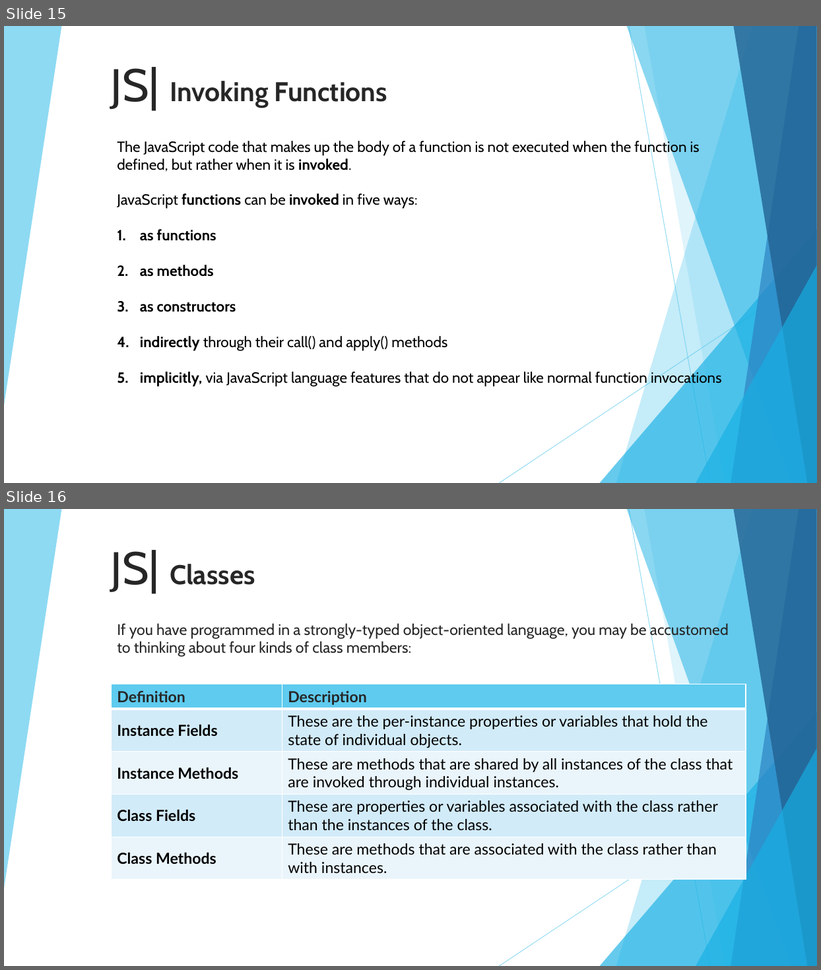
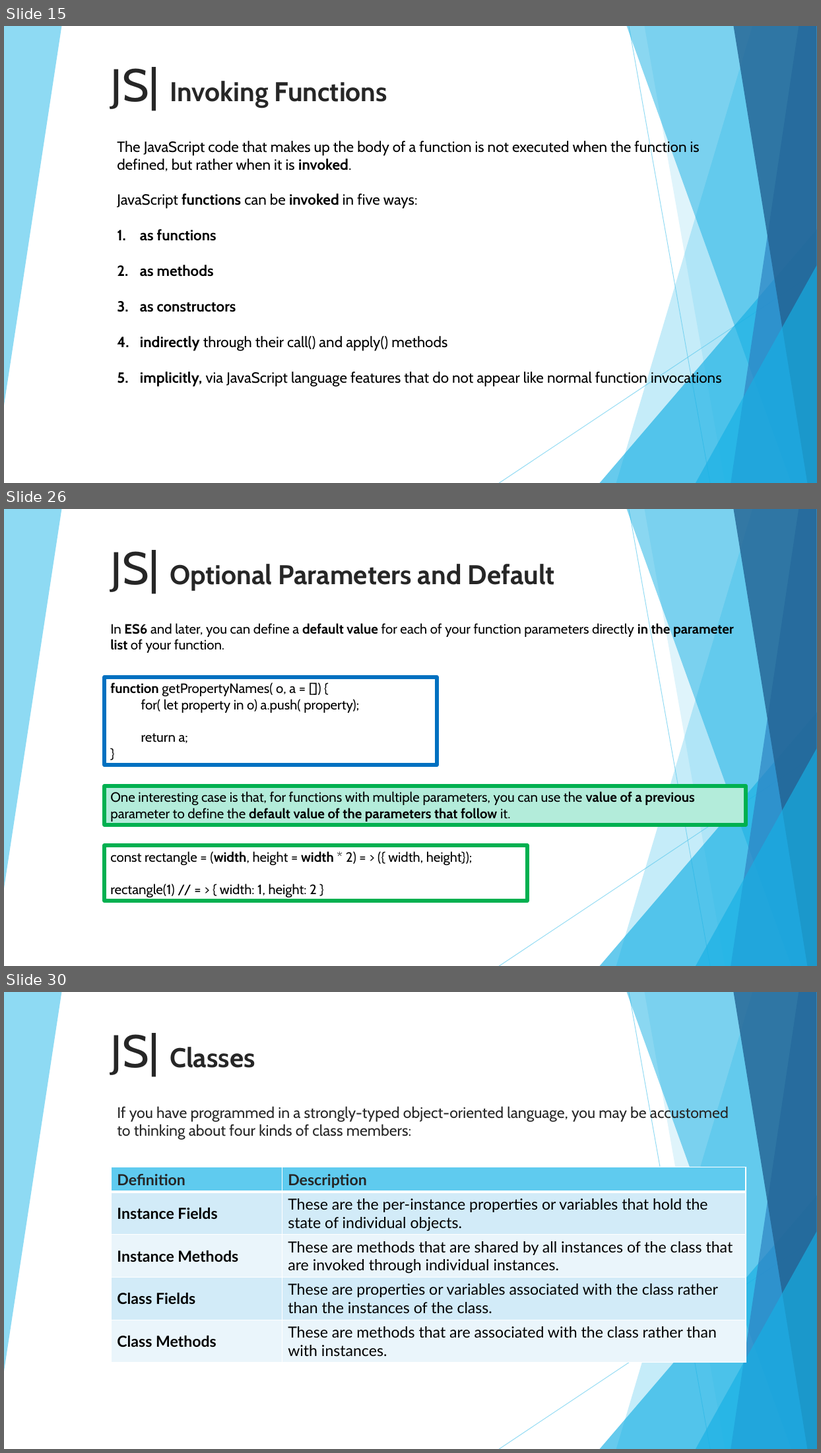
Before and after one commit to 01Primo/slides, a slide deck: 08_Javascript_Classes.pptx. Shown one above the other, each under a label of ours: slides 15 and 16 before the commit, slides 15, 26 and 30 after it; the slides between them are not shown. The pictures are 821x970 and 821x1453 pixels, drawn with LibreOffice and Linux fonts; fonts in the diff are those of the drawing. Boxes give left, top, right and bottom in pixels: in the first picture for what was removed or moved away, otherwise in the second. Text is boxed around its words. In the diff, an @@ line names an element or a change of style, - is before the commit and + after.

```diff
--- a/08_Javascript_Classes.pptx
+++ b/08_Javascript_Classes.pptx
@@ slide 26 added at [4, 509, 817, 966], background #FFFFFF; not listed: 10 template elements that a slide beside it also shows @@
@@ title added at [111, 550, 555, 594], 32 pt, text #262626, bold @@
+JS| Optional Parameters and Default
@@ text added at [110, 623, 734, 653], 16 pt, text #000000 @@
+In ES6 and later, you can define a default value for each of your function parameters directly in the parameter list of your function.
@@ rectangle added at [104, 677, 437, 766], outline #0070C0 4.5 pt, 16 pt, text #000000 @@
+function getPropertyNames( o, a = []) {
+for( let property in o) a.push( property);
+return a;
+}
@@ rectangle added at [104, 786, 746, 825], fill #B3ECDA, outline #00B050 4.5 pt, 16 pt, text #000000 @@
+One interesting case is that, for functions with multiple parameters, you can use the value of a previous parameter to define the default value of the parameters that follow it.
@@ rectangle added at [104, 846, 527, 901], outline #00B050 4.5 pt, 16 pt, text #000000 @@
+const rectangle = (width, height = width * 2) = > ({ width, height});
+rectangle(1) // = > { width: 1, height: 2 }
@@ what was slide 16 is now slide 30 @@
```
Also in this commit, not shown: 13 other slides added.
